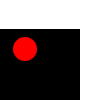
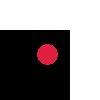
Layer changes from the first 100 x 100 image to the second:
added layer "holes-colored" above "holes copy" over [0, 29, 80, 100]
hid group "holes" (16 layers) over [0, 29, 80, 100]
renamed "Layer 9" to "Ellipse 2", painted on it over [13, 37, 37, 61]
